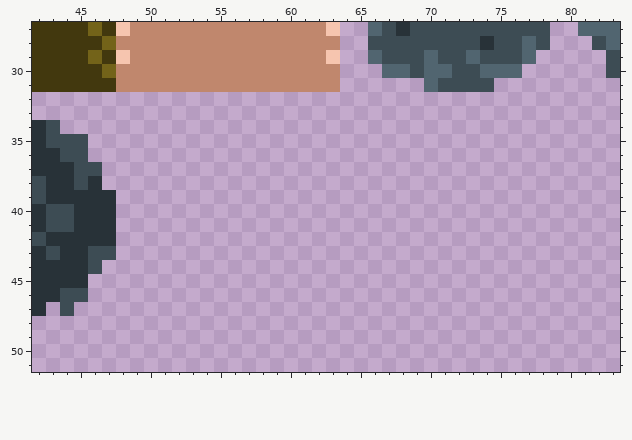
File history of a pixel-art file, assets/sprites/material_tilemap.aseprite. Above, as it was before the edit.
128x128 pixels, 1 frame. Shown: x 42..83, y 27..51.
The result:
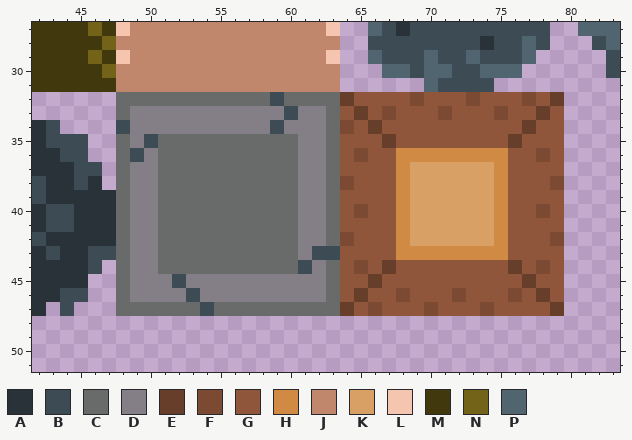
Palette (. is transparent): A #283238  B #3d4c54  C #696a6a  D #847e87  E #673e2a  F #7c4a33  G #8f563b  H #d08a43  J #c0876d  K #d9a066  L #f6c5af  M #42380e  N #736319  P #516570
Message: add ground blocks
Change:
y 32: x 48..79 ................................ -> CCCCCCCCCCCBCCCCEGGGGFGGGFGGGFGE
y 33: x 48..79 ................................ -> CDDDDDDDDDDDBDDCGEGFGGGFGGGFGGEG
y 34: x 48..79 ................................ -> BDDDDDDDDDDBDDDCFGEGGGGGGGGGGEGG
y 35: x 48..79 ................................ -> CDBCCCCCCCCCCDDCGGGEGGGGGGGGEGGG
y 36: x 48..79 ................................ -> CBDCCCCCCCCCCDDCGFGGHHHHHHHHGGFG
y 37: x 48..79 ................................ -> CDDCCCCCCCCCCDDCGGGGHKKKKKKHGGGG
y 38: x 48..79 ................................ -> CDDCCCCCCCCCCDDCFGGGHKKKKKKHGGGF
y 39: x 48..79 ................................ -> CDDCCCCCCCCCCDDCGGGGHKKKKKKHGGGG
y 40: x 48..79 ................................ -> CDDCCCCCCCCCCDDCGFGGHKKKKKKHGGFG
y 41: x 48..79 ................................ -> CDDCCCCCCCCCCDDCGGGGHKKKKKKHGGGG
y 42: x 48..79 ................................ -> CDDCCCCCCCCCCDDCFGGGHKKKKKKHGGGF
y 43: x 48..79 ................................ -> CDDCCCCCCCCCCDBBGGGGHHHHHHHHGGGG
y 44: x 48..79 ................................ -> CDDCCCCCCCCCCBDCGFGEGGGGGGGGEGFG
y 45: x 48..79 ................................ -> CDDDBDDDDDDDDDDCGGEGGGGGGGGGGEGG
y 46: x 48..79 ................................ -> CDDDDBDDDDDDDDDCGEGGFGGGFGGGFGEG
y 47: x 48..79 ................................ -> CCCCCCBCCCCCCCCCEGFGGGFGGGFGGGGE
Where, in picture pixels (left, top, right, bottom), the same in both pictures:
added: (116, 92, 564, 316)
